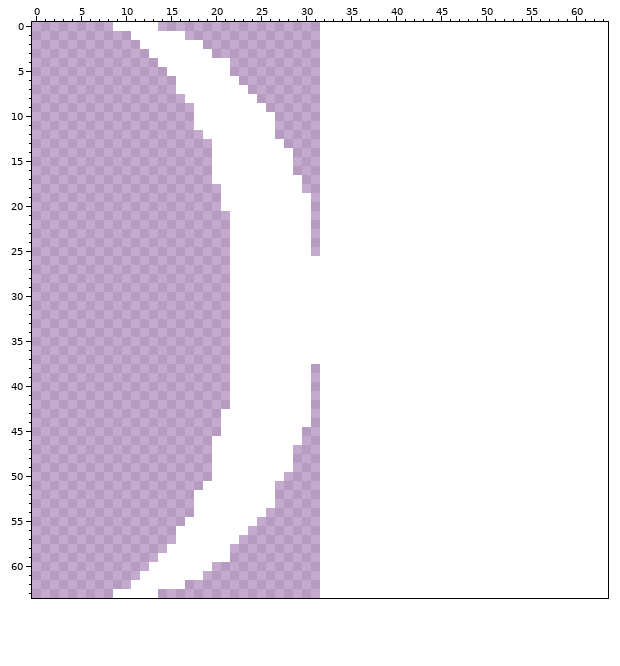
Edited in one commit: pixel-art file (source-assets/sprites/player-attacks.ase). Above is the file before it was changed.
32x64 pixels, 1 frame. The old version is drawn lined up with the new one, on the new canvas.
The same view after the edit:
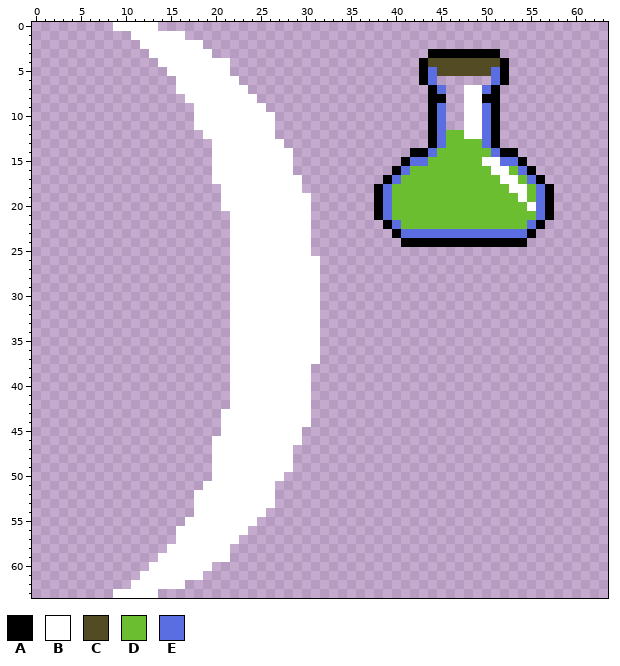
Palette (. is transparent): A #000000  B #ffffff  C #524b24  D #6abe30  E #5b6ee1
Commit message: Proper acid flask sprite
From old to new:
canvas 32x64 -> 64x64
@@ x 36..59 @@
  2 ........................
- 3 ........................
- 4 ........................
- 5 ........................
- 6 ........................
- 7 ........................
- 8 ........................
- 9 ........................
-10 ........................
-11 ........................
-12 ........................
-13 ........................
-14 ........................
-15 ........................
-16 ........................
-17 ........................
-18 ........................
-19 ........................
-20 ........................
-21 ........................
-22 ........................
-23 ........................
-24 ........................
+ 3 ........AAAAAAAA........
+ 4 .......ACCCCCCCCA.......
+ 5 .......AECCCCCCEA.......
+ 6 .......AE......EA.......
+ 7 ........AE..BBEA........
+ 8 ........AA..BBAA........
+ 9 ........AE..BBEA........
+10 ........AE..BBEA........
+11 ........AE..BBEA........
+12 ........AEDDBBEA........
+13 ........AEDDDDEA........
+14 ......AAEDDDDDDEAA......
+15 .....AEEDDDDDDBBEEA.....
+16 ....AEDDDDDDDDDBBDEA....
+17 ...AEDDDDDDDDDDDBBDEA...
+18 ..AEDDDDDDDDDDDDDBBDEA..
+19 ..AEDDDDDDDDDDDDDDBDEA..
+20 ..AEDDDDDDDDDDDDDDDBEA..
+21 ..AEDDDDDDDDDDDDDDDDEA..
+22 ...AEDDDDDDDDDDDDDDEA...
+23 ....AEEEEEEEEEEEEEEA....
+24 .....AAAAAAAAAAAAAA.....
 25 ........................
